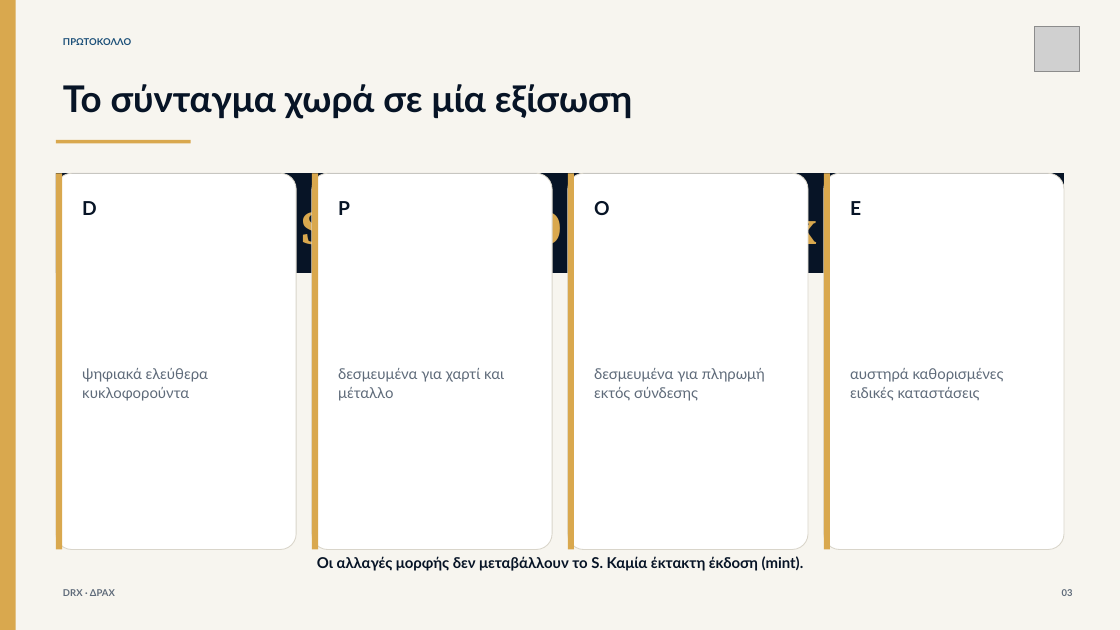
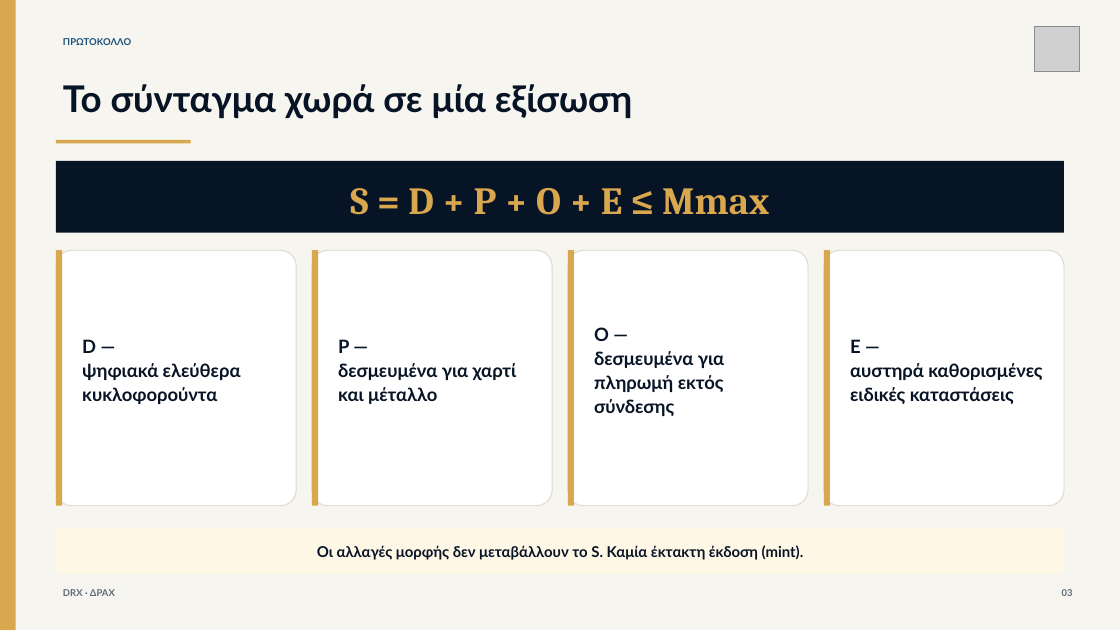
Before and after one commit to NeaBouli/DRAX, a slide deck: slide 4 of docs/downloads/el/DRX_Ministerial_Presentation_EL.pptx. Drawn at 1120x630 pixels with LibreOffice and Linux fonts; fonts in the diff are those of the drawing; grey boxes stand for pictures. Boxes give left, top, right and bottom in pixels: in the first picture for what was removed or moved away, otherwise in the second. Text is boxed around its words. In the diff, an @@ line names an element or a change of style, - is before the commit and + after.

```diff
--- a/docs/downloads/el/DRX_Ministerial_Presentation_EL.pptx
+++ b/docs/downloads/el/DRX_Ministerial_Presentation_EL.pptx
@@ rectangle "S = D + P ...": place and size @@
-rectangle "S = D + P ..." at <box>56,173,1065,273</box>
+rectangle "S = D + P ..." at <box>56,161,1065,233</box>
@@ rectangle "S = D + P ..." at <box>56,161,1065,233</box>: size 40.5 to 33 pt @@
@@ text removed at <box>82,201,97,215</box> @@
-D
@@ text removed at <box>594,201,610,215</box> @@
-O
@@ text removed at <box>850,201,861,215</box> @@
-E
@@ rounded rectangle: place and size @@
-rounded rectangle at <box>56,173,297,549</box>
+rounded rectangle at <box>56,250,297,506</box>
@@ rectangle: place and size @@
-rectangle at <box>56,173,62,549</box>
+rectangle at <box>56,250,62,506</box>
@@ rounded rectangle: place and size @@
-rounded rectangle at <box>312,173,552,549</box>
+rounded rectangle at <box>312,250,552,506</box>
@@ rectangle: place and size @@
-rectangle at <box>312,173,318,549</box>
+rectangle at <box>312,250,318,506</box>
@@ rounded rectangle: place and size @@
-rounded rectangle at <box>568,173,808,549</box>
+rounded rectangle at <box>568,250,808,506</box>
@@ rectangle: place and size @@
-rectangle at <box>568,173,574,549</box>
+rectangle at <box>568,250,574,506</box>
@@ rounded rectangle: place and size @@
-rounded rectangle at <box>824,173,1065,549</box>
+rounded rectangle at <box>824,250,1065,506</box>
@@ rectangle: place and size @@
-rectangle at <box>824,173,830,549</box>
+rectangle at <box>824,250,830,506</box>
@@ text "D —": place and size @@
-text "D —" at <box>82,368,208,401</box>
+text "D —" at <box>82,339,241,404</box>
@@ text "P —": place and size @@
-text "P —" at <box>338,368,504,401</box>
+text "P —" at <box>338,339,517,404</box>
@@ text "O —": place and size @@
-text "O —" at <box>594,368,765,401</box>
+text "O —" at <box>594,327,724,416</box>
@@ text "E —": place and size @@
-text "E —" at <box>850,368,1004,401</box>
+text "E —" at <box>850,339,1042,404</box>
@@ text at <box>594,327,609,341</box>: paragraph added @@
+O —
@@ text at <box>82,339,96,353</box>: paragraph added @@
+D —
@@ text at <box>338,339,349,353</box>: paragraph added @@
+P —
@@ text at <box>594,351,724,416</box>: size 12.8 to 15.8 pt, text colour #5F6B7A to #071426, bold on @@
@@ text at <box>850,339,861,353</box>: paragraph added @@
+E —
@@ text at <box>82,363,241,404</box>: size 12.8 to 15.8 pt, text colour #5F6B7A to #071426, bold on @@
@@ text at <box>338,363,517,404</box>: size 12.8 to 15.8 pt, text colour #5F6B7A to #071426, bold on @@
@@ text at <box>850,363,1042,404</box>: size 12.8 to 15.8 pt, text colour #5F6B7A to #071426, bold on @@
@@ rectangle "Οι αλλαγές μορφής δεν μεταβάλλουν ...": place and size @@
-rectangle "Οι αλλαγές μορφής δεν μεταβάλλουν ..." at <box>317,556,804,571</box>
+rectangle "Οι αλλαγές μορφής δεν μεταβάλλουν ..." at <box>56,528,1065,574</box>
@@ rectangle "Οι αλλαγές μορφής δεν μεταβάλλουν ..." at <box>56,528,1065,574</box>: fill none to #FFF7E6 @@
```
Also in this commit, not shown: 4 other slides changed, 6 other files.
